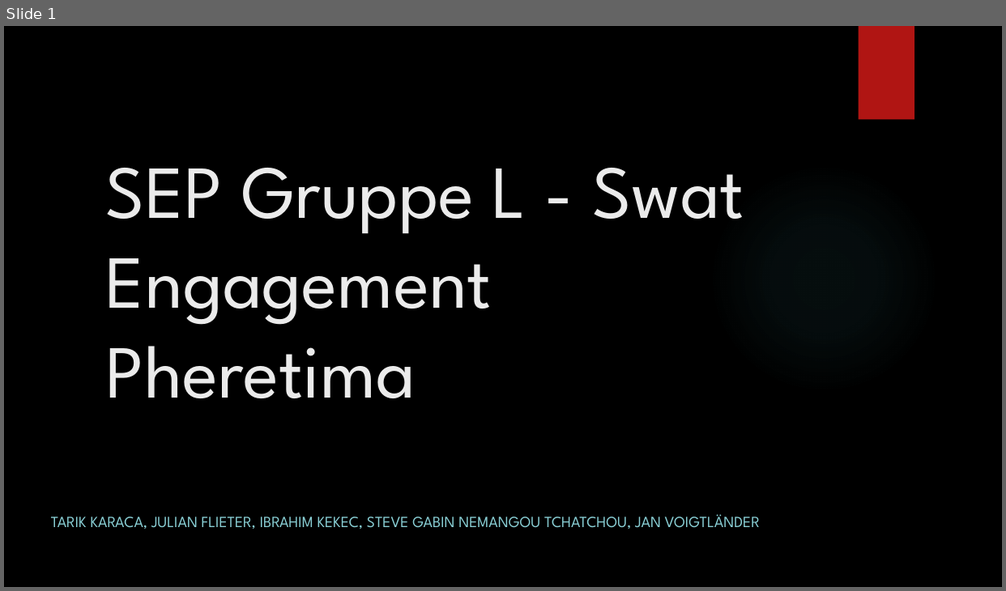
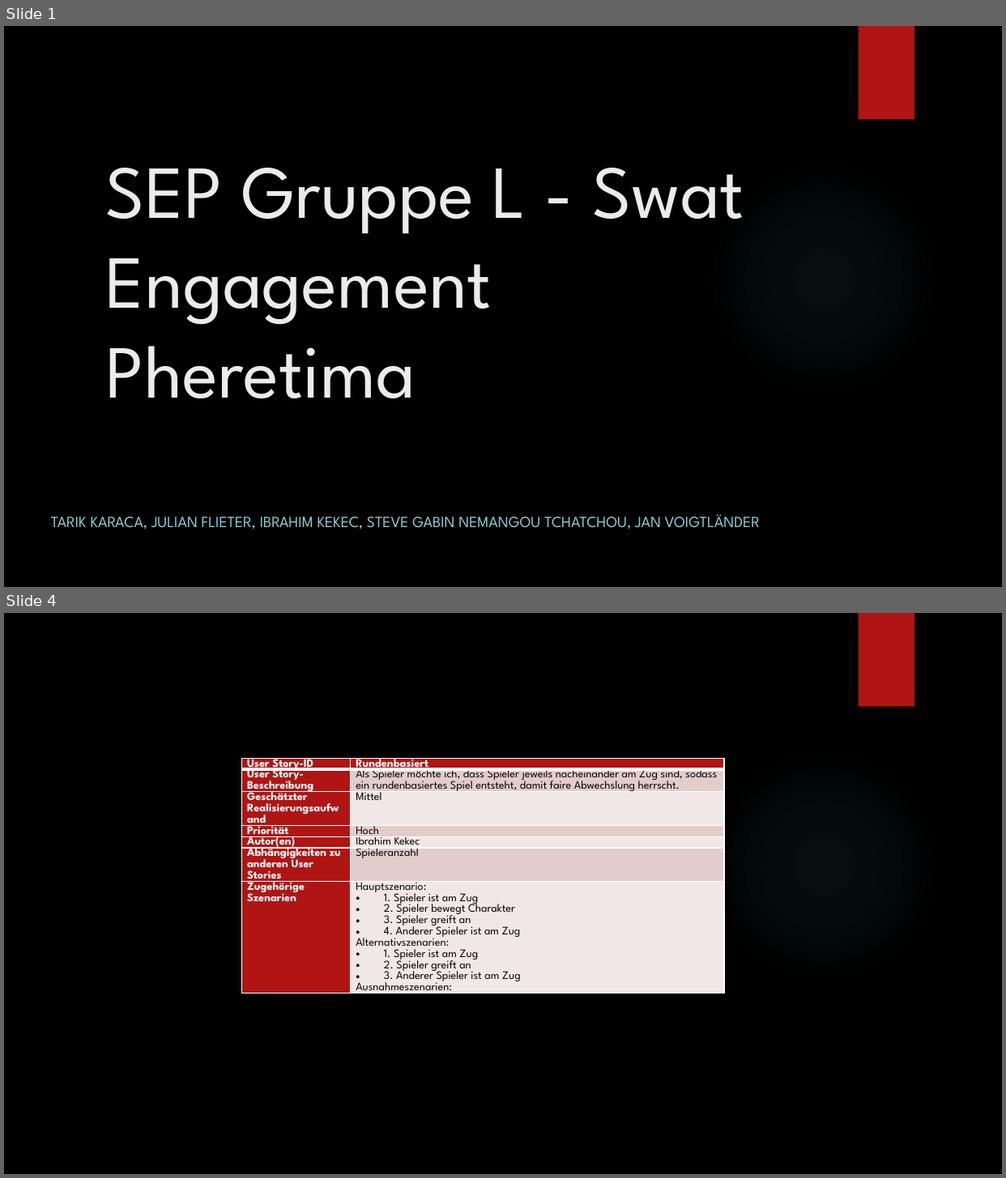
Before and after one commit to tarik2281/Swat_Engagement_Pheretima, a slide deck: Dokumentation/SEP Gruppe L - Swat Engagement Pheretima.pptx. Shown one above the other, each under a label of ours: slide 1 before the commit, slides 1 and 4 after it; the slides between them are not shown. The pictures are 1006x591 and 1006x1178 pixels, drawn with LibreOffice and Linux fonts; fonts in the diff are those of the drawing; background and template pictures are left out. Boxes give left, top, right and bottom in pixels: in the first picture for what was removed or moved away, otherwise in the second. Text is boxed around its words. In the diff, an @@ line names an element or a change of style, - is before the commit and + after.

```diff
--- a/Dokumentation/SEP Gruppe L - Swat Engagement Pheretima.pptx
+++ b/Dokumentation/SEP Gruppe L - Swat Engagement Pheretima.pptx
@@ slide 4 added at bbox=[4, 613, 1002, 1174], background picture (left out); not listed: 2 template elements that a slide beside it also shows @@
@@ table added at bbox=[241, 758, 724, 1076], 7 rows, 2 columns @@
+User Story-ID | Rundenbasiert
+User Story-Beschreibung | Als Spieler möchte ich, dass Spieler jeweils nacheinander am Zug sind, sodass ein rundenbasiertes Spiel entsteht, damit faire Abwechslung herrscht.
+Geschätzter Realisierungsaufwand | Mittel
+Priorität | Hoch
+Autor(en) | Ibrahim Kekec
+Abhängigkeiten zu anderen User Stories | Spieleranzahl
+Zugehörige Szenarien | Hauptszenario: / 1. Spieler ist am Zug / 2. Spieler bewegt Charakter / 3. Spieler greift an / 4. Anderer Spieler ist am Zug / Alternativszenarien: / 1. Spieler ist am Zug / 2. Spieler greift an / 3. Anderer Spieler ist am Zug / Ausnahmeszenarien:
```
Also in this commit, not shown: 6 slides changed, 3 other slides added, 2 slides removed, 3 other files.
